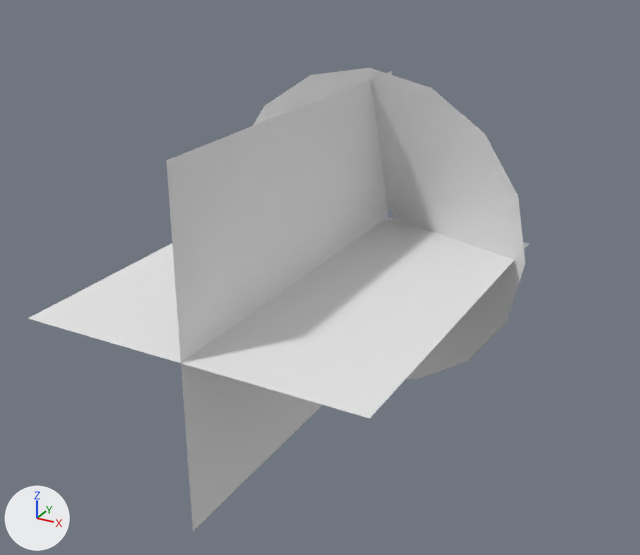
Two versions of the OBJ model Assets/Models/MuzzleFlash1.obj, one commit apart.
Before and after are seen from a 50 mm camera at (7.08, -15.72, 6.19) aimed at (-0.97, -1.09, -1.12). Arrows for +X, +Y and +Z are at lower left; the lights stay in place. Where no turn or scale is listed for an object, it has been applied to the vertices.

Objects in the first picture: 'MuzzleCone_Circle.001', 'MuzzlePlanes_Plane'.
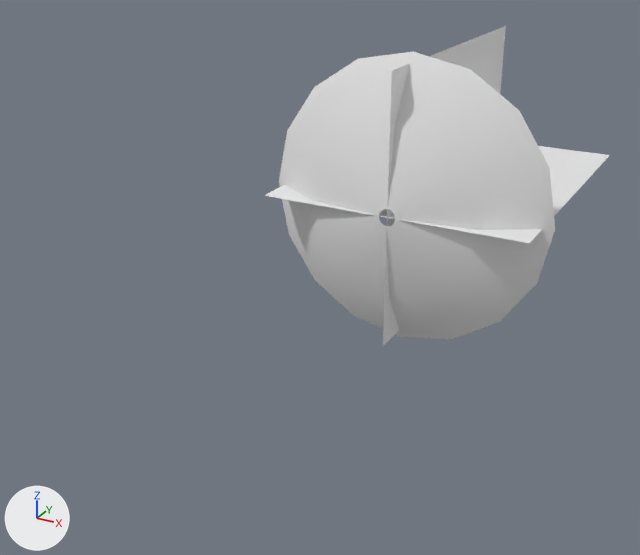
Patch to the scene script:
```diff
--- a/Assets/Models/MuzzleFlash1.obj.py
+++ b/Assets/Models/MuzzleFlash1.obj.py
@@ me_muzzlecone_circle_001 @@
 # used by ob_muzzlecone_circle_001; location = (0.0, 0.0, 0.0)
-me_muzzlecone_circle_001.from_pydata(...)  # 32 vertices, 16 faces; spans x -3.2..3.2, y -1.0..0.0, z -3.2..3.2
+me_muzzlecone_circle_001.from_pydata(...)  # 48 vertices, 32 faces; spans x -3.2..3.2, y 0.0..1.0, z -3.2..3.2
+# me_muzzlecone_circle_001 part 1
+# 16 vertices are removed from x -3.2..3.2, y -1.0, z -3.2..3.2
+# 16 faces are deleted
+# 32 vertices are added at x -3.2..3.2, y 0.22..1.0, z -3.2..3.2
+# 32 new faces join them
 me_muzzlecone_circle_001.materials.append(mat_null)
@@ me_muzzleplanes_plane @@
 me_muzzleplanes_plane.from_pydata(...)  # 8 vertices, 2 faces; spans x -2.98..2.98, y -6.96..0.0, z -2.98..2.98
 # used by ob_muzzleplanes_plane; location = (0.0, 0.0, 0.0)
+# me_muzzleplanes_plane part 2: the whole mesh is turned 180 degrees about the z axis through the mesh origin
 me_muzzleplanes_plane.materials.append(mat_null)
```

Boxes (x1, y1, x2, y2) around the edits, measured in the pictures (640 x 555 px):
'MuzzlePlanes_Plane', mesh turned
    before: (28, 71, 529, 531)
    after: (264, 26, 610, 346)
'MuzzleCone_Circle.001', reshaped (8% shorter)
    before: (253, 68, 525, 379)
    after: (279, 52, 555, 339)
